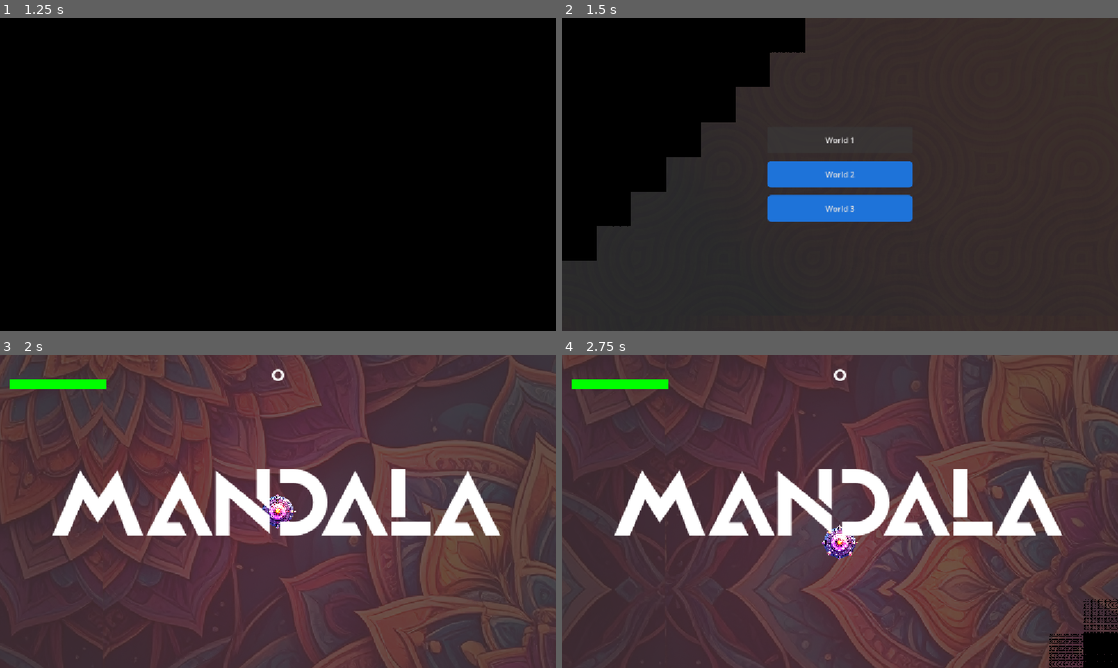
Above: before the commit, frames 1-4 (two rows, left to right).
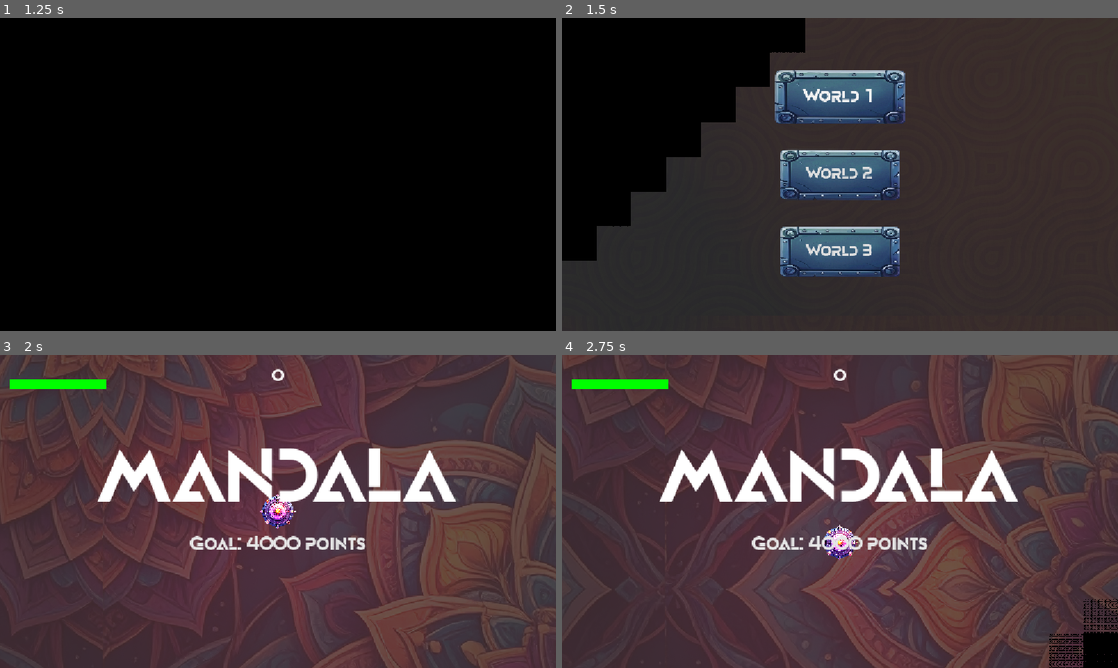
Above: after the commit, the same moments.

Repository: howardkam/Blockade
Game: Godot game, scene res://Scenes/title.tscn
The game is run twice, just before and just after one commit, with the same random seed, the same clock (stepped at 60 frames per second) and the same inputs. Sound files missing from this copy of the repository are replaced by a short silence.
Inputs (mouse positions are in pixels of both pictures, inside the frame that each line leads up to):
- Up to frame 1 (1.25 s): tap Enter (start) at 0.5 s; move the mouse to (400, 158) at 0.52 s; hold D (right) from 0.53 s (still down); hold Enter (start) from 0.53 s (still down)
- Up to frame 2 (1.5 s): release D (right) at 1.25 s; release Enter (start) at 1.25 s; click "World 1" at 1.25 s
- Up to frame 3 (2 s): no input
- Up to frame 4 (2.75 s): move the mouse to (728, 527) at 2.02 s; hold S (down) from 2.03 s (still down); tap Enter (start) at 2.1 s

Frame 1 is identical in both runs. In frame 2, 13% of the frame differs, in the area x 36-64%, y 16-83%; in frame 3, 11%; in frame 4, 11%.

Commit message:
See notes
- Audio track changes
- Stop powerup icons fro spinning
- Global music manager

Diff:
--- a/Scenes/enemy_plus.tscn
+++ b/Scenes/enemy_plus.tscn
@@ -49,7 +49,7 @@
 
 [node name="explosion" type="AudioStreamPlayer2D" parent="." unique_id=1518598266 groups=["enemy_explosion_sounds"]]
 stream = ExtResource("3_er46q")
-volume_db = 15.0
+volume_db = 12.0
 
 [node name="ExplosionParticles" type="CPUParticles2D" parent="." unique_id=114814616]
 emitting = false
--- a/Scenes/title.tscn
+++ b/Scenes/title.tscn
@@ -2,6 +2,7 @@
 
 [ext_resource type="Script" uid="uid://bm7sffn8x2nl5" path="res://Scripts/title.gd" id="1_ekrfg"]
 [ext_resource type="FontFile" uid="uid://cpglhhyirxx6b" path="res://Assets/movement/Movement.ttf" id="2_oyqm6"]
+[ext_resource type="AudioStream" uid="uid://bevvbsm6wtsm1" path="res://Assets/musictrack1.wav" id="3_fp2oq"]
 
 [node name="Title" type="Node2D" unique_id=502085938]
 script = ExtResource("1_ekrfg")
@@ -35,3 +36,7 @@
 horizontal_alignment = 1
 vertical_alignment = 1
 metadata/_edit_use_anchors_ = true
+
+[node name="AudioStreamPlayer2D" type="AudioStreamPlayer2D" parent="." unique_id=1936582961]
+stream = ExtResource("3_fp2oq")
+autoplay = true
--- a/Scenes/tutorial.tscn
+++ b/Scenes/tutorial.tscn
@@ -1,14 +1,16 @@
 [gd_scene format=3 uid="uid://csun4fe5q7i0j"]
 
-[ext_resource type="Script" uid="uid://bcigm3akj8mok" path="res://Scripts/tutorial.gd" id="1_script"]
+[ext_resource type="Script" uid="uid://cy8ec511cwnma" path="res://Scripts/tutorial.gd" id="1_script"]
+[ext_resource type="Texture2D" uid="uid://jg02pg356o6f" path="res://Assets/buttonbackground.png" id="2_btn_bg"]
+[ext_resource type="FontFile" uid="uid://cpglhhyirxx6b" path="res://Assets/movement/Movement.ttf" id="2_i6t4g"]
 [ext_resource type="Texture2D" uid="uid://co60ceob0ntjd" path="res://Assets/background-orange1.jpg" id="5_rwowx"]
 
-[sub_resource type="StyleBoxFlat" id="StyleBoxFlat_blue"]
-bg_color = Color(0.12, 0.45, 0.85, 1)
-corner_radius_top_left = 8
-corner_radius_top_right = 8
-corner_radius_bottom_right = 8
-corner_radius_bottom_left = 8
+[sub_resource type="StyleBoxTexture" id="StyleBoxTexture_button"]
+texture = ExtResource("2_btn_bg")
+texture_margin_left = 4.0
+texture_margin_top = 4.0
+texture_margin_right = 4.0
+texture_margin_bottom = 4.0
 
 [node name="Tutorial" type="Node2D" unique_id=1591888135]
 script = ExtResource("1_script")
@@ -22,30 +24,45 @@
 anchor_right = 0.5
 anchor_bottom = 0.5
 offset_left = -150.0
-offset_top = -140.0
+offset_top = -280.0
 offset_right = 150.0
-offset_bottom = 140.0
+offset_bottom = 280.0
 grow_horizontal = 2
 grow_vertical = 2
-theme_override_constants/separation = 16
+theme_override_constants/separation = -40
 alignment = 1
 
 [node name="World1Button" type="Button" parent="CanvasLayer/MenuContainer" unique_id=37485130]
-custom_minimum_size = Vector2(300, 55)
+texture_filter = 1
+custom_minimum_size = Vector2(300, 200)
 layout_mode = 2
-theme_override_styles/normal = SubResource("StyleBoxFlat_blue")
+theme_override_fonts/font = ExtResource("2_i6t4g")
+theme_override_font_sizes/font_size = 36
+theme_override_styles/normal = SubResource("StyleBoxTexture_button")
+theme_override_styles/pressed = SubResource("StyleBoxTexture_button")
+theme_override_styles/hover = SubResource("StyleBoxTexture_button")
 text = "World 1"
 
 [node name="World2Button" type="Button" parent="CanvasLayer/MenuContainer" unique_id=1254293251]
-custom_minimum_size = Vector2(300, 55)
+texture_filter = 1
+custom_minimum_size = Vector2(300, 200)
 layout_mode = 2
-theme_override_styles/normal = SubResource("StyleBoxFlat_blue")
+theme_override_fonts/font = ExtResource("2_i6t4g")
+theme_override_font_sizes/font_size = 36
+theme_override_styles/normal = SubResource("StyleBoxTexture_button")
+theme_override_styles/pressed = SubResource("StyleBoxTexture_button")
+theme_override_styles/hover = SubResource("StyleBoxTexture_button")
 text = "World 2"
 
 [node name="World3Button" type="Button" parent="CanvasLayer/MenuContainer" unique_id=1864018589]
-custom_minimum_size = Vector2(300, 55)
+texture_filter = 1
+custom_minimum_size = Vector2(300, 200)
 layout_mode = 2
-theme_override_styles/normal = SubResource("StyleBoxFlat_blue")
+theme_override_fonts/font = ExtResource("2_i6t4g")
+theme_override_font_sizes/font_size = 36
+theme_override_styles/normal = SubResource("StyleBoxTexture_button")
+theme_override_styles/pressed = SubResource("StyleBoxTexture_button")
+theme_override_styles/hover = SubResource("StyleBoxTexture_button")
 text = "World 3"
 
 [node name="ColorRect" type="ColorRect" parent="." unique_id=445726782]
@@ -59,6 +76,7 @@
 [node name="TextureRect" type="TextureRect" parent="." unique_id=1510904712]
 modulate = Color(1, 1, 1, 0.078431375)
 z_index = -1
+texture_filter = 1
 texture_repeat = 2
 offset_left = -4970.0
 offset_top = -5783.0
--- a/Scenes/world_1.tscn
+++ b/Scenes/world_1.tscn
@@ -1,29 +1,27 @@
 [gd_scene format=3 uid="uid://dcqrkio2sg4w"]
 
-[ext_resource type="PackedScene" uid="uid://csyb3jak12esm" path="res://Scenes/player.tscn" id="1_e5alk"]
-[ext_resource type="Script" uid="uid://dftuxifqbq8lq" path="res://Scripts/world_1.gd" id="1_mqyi5"]
+[ext_resource type="Script" uid="uid://cmsqvaepnjbxt" path="res://Scripts/world_1.gd" id="1_mqyi5"]
+[ext_resource type="PackedScene" uid="uid://csyb3jak12esm" path="res://Scenes/player.tscn" id="2_player"]
 [ext_resource type="Texture2D" uid="uid://tqa81swhhd45" path="res://Assets/background-mandala1.jpg" id="3_kdx2d"]
-[ext_resource type="AudioStream" uid="uid://bevvbsm6wtsm1" path="res://Assets/musictrack1.wav" id="4_kdx2d"]
+[ext_resource type="AudioStream" uid="uid://jdcrr8mclpf8" path="res://Assets/musictrack5.wav" id="4_12jk7"]
 [ext_resource type="FontFile" uid="uid://cpglhhyirxx6b" path="res://Assets/movement/Movement.ttf" id="5_kdx2d"]
 
-[node name="World 1" type="Node2D" unique_id=1017488468]
+[node name="World 1" type="Node2D" unique_id=2038485019]
 script = ExtResource("1_mqyi5")
-metadata/_edit_vertical_guides_ = [-10071.0]
-metadata/_edit_horizontal_guides_ = [10048.0]
 
-[node name="ColorRect" type="ColorRect" parent="." unique_id=1845680428]
+[node name="ColorRect" type="ColorRect" parent="." unique_id=723924473]
 z_index = -1
 offset_left = -4968.0
 offset_top = -5333.0
 offset_right = 4945.0
 offset_bottom = 4936.0
-color = Color(0.23529412, 0, 0.019607844, 0.37254903)
+color = Color(0.235, 0, 0.02, 0.37)
 
-[node name="player" parent="." unique_id=16646871 instance=ExtResource("1_e5alk")]
+[node name="player" parent="." unique_id=1048804282 instance=ExtResource("2_player")]
 position = Vector2(0, 8)
 
-[node name="TextureRect" type="TextureRect" parent="." unique_id=1051372587]
-modulate = Color(1, 1, 1, 0.16078432)
+[node name="TextureRect" type="TextureRect" parent="." unique_id=93713085]
+modulate = Color(1, 1, 1, 0.16)
 z_index = -1
 texture_repeat = 2
 offset_left = -4970.0
@@ -33,17 +31,17 @@
 texture = ExtResource("3_kdx2d")
 stretch_mode = 1
 
-[node name="AudioStreamPlayer2D" type="AudioStreamPlayer2D" parent="." unique_id=1716109255]
+[node name="AudioStreamPlayer2D" type="AudioStreamPlayer2D" parent="." unique_id=50834005]
 process_mode = 3
-stream = ExtResource("4_kdx2d")
+stream = ExtResource("4_12jk7")
 volume_db = 5.0
 autoplay = true
 max_distance = 5000.0
 
-[node name="WinUI" type="CanvasLayer" parent="." unique_id=298374102]
+[node name="WinUI" type="CanvasLayer" parent="." unique_id=1715585060]
 process_mode = 3
 
-[node name="LevelClearedLabel" type="Label" parent="WinUI" unique_id=981237465]
+[node name="LevelClearedLabel" type="Label" parent="WinUI" unique_id=122439686]
 visible = false
 anchors_preset = 15
 anchor_right = 1.0
@@ -57,14 +55,39 @@
 horizontal_alignment = 1
 vertical_alignment = 1
 
-[node name="LevelIntroLabel" type="Label" parent="WinUI" unique_id=384729104]
-anchors_preset = 15
-anchor_right = 1.0
-anchor_bottom = 1.0
+[node name="LevelIntroLabel" type="Label" parent="WinUI" unique_id=1872953265]
+anchors_preset = 8
+anchor_left = 0.5
+anchor_top = 0.5
+anchor_right = 0.5
+anchor_bottom = 0.5
+offset_left = -500.0
+offset_top = -140.0
+offset_right = 500.0
+offset_bottom = 20.0
 grow_horizontal = 2
 grow_vertical = 2
 theme_override_fonts/font = ExtResource("5_kdx2d")
-theme_override_font_sizes/font_size = 200
+theme_override_font_sizes/font_size = 160
 text = "MANDALA"
 horizontal_alignment = 1
 vertical_alignment = 1
+
+[node name="LevelGoalLabel" type="Label" parent="WinUI" unique_id=1666271984]
+anchors_preset = 8
+anchor_left = 0.5
+anchor_top = 0.5
+anchor_right = 0.5
+anchor_bottom = 0.5
+offset_left = -400.0
+offset_top = 40.0
+offset_right = 400.0
+offset_bottom = 100.0
+grow_horizontal = 2
+grow_vertical = 2
+theme_override_colors/font_color = Color(0.9, 0.9, 0.9, 1)
+theme_override_fonts/font = ExtResource("5_kdx2d")
+theme_override_font_sizes/font_size = 42
+text = "Goal: 4000 points"
+horizontal_alignment = 1
+vertical_alignment = 1
--- a/Scenes/world_2.tscn
+++ b/Scenes/world_2.tscn
@@ -1,15 +1,15 @@
 [gd_scene format=3 uid="uid://dgcx1jgso21bo"]
 
-[ext_resource type="Script" path="res://Scripts/world_2.gd" id="1_world2"]
-[ext_resource type="PackedScene" uid="uid://csyb3jak12esm" path="res://Scenes/player.tscn" id="2_player"]
-[ext_resource type="Texture2D" uid="uid://j6olqx3rlp47" path="res://Assets/background-sumie.jpg" id="3_bg"]
-[ext_resource type="AudioStream" uid="uid://cpcukr5prcfdd" path="res://Assets/musictrack2.wav" id="4_music"]
-[ext_resource type="FontFile" uid="uid://cpglhhyirxx6b" path="res://Assets/movement/Movement.ttf" id="5_font"]
+[ext_resource type="Script" uid="uid://c7r4wikqop84q" path="res://Scripts/world_2.gd" id="1_fu0tf"]
+[ext_resource type="PackedScene" uid="uid://csyb3jak12esm" path="res://Scenes/player.tscn" id="2_mv2s0"]
+[ext_resource type="Texture2D" uid="uid://j6olqx3rlp47" path="res://Assets/background-sumie.jpg" id="3_fu0tf"]
+[ext_resource type="AudioStream" uid="uid://dfi02rdjcd0wl" path="res://Assets/musictrack3.wav" id="4_w60u7"]
+[ext_resource type="FontFile" uid="uid://cpglhhyirxx6b" path="res://Assets/movement/Movement.ttf" id="5_mv2s0"]
 
-[node name="World 2" type="Node2D"]
-script = ExtResource("1_world2")
+[node name="World 2" type="Node2D" unique_id=1098607041]
+script = ExtResource("1_fu0tf")
 
-[node name="ColorRect" type="ColorRect" parent="."]
+[node name="ColorRect" type="ColorRect" parent="." unique_id=798732006]
 z_index = -1
 offset_left = -4968.0
 offset_top = -5333.0
@@ -17,10 +17,10 @@
 offset_bottom = 4936.0
 color = Color(0, 0, 0, 0.04)
 
-[node name="player" parent="." instance=ExtResource("2_player")]
+[node name="player" parent="." unique_id=1042575925 instance=ExtResource("2_mv2s0")]
 position = Vector2(0, 8)
 
-[node name="TextureRect" type="TextureRect" parent="."]
+[node name="TextureRect" type="TextureRect" parent="." unique_id=1716812923]
 modulate = Color(1, 1, 1, 0.08)
 z_index = -1
 texture_repeat = 2
@@ -28,20 +28,20 @@
 offset_top = -5783.0
 offset_right = 4938.0
 offset_bottom = 4939.0
-texture = ExtResource("3_bg")
+texture = ExtResource("3_fu0tf")
 stretch_mode = 1
 
-[node name="AudioStreamPlayer2D" type="AudioStreamPlayer2D" parent="."]
+[node name="AudioStreamPlayer2D" type="AudioStreamPlayer2D" parent="." unique_id=355088619]
 process_mode = 3
-stream = ExtResource("4_music")
+stream = ExtResource("4_w60u7")
 volume_db = 5.0
 autoplay = true
 max_distance = 5000.0
 
-[node name="WinUI" type="CanvasLayer" parent="."]
+[node name="WinUI" type="CanvasLayer" parent="." unique_id=63578213]
 process_mode = 3
 
-[node name="LevelClearedLabel" type="Label" parent="WinUI"]
+[node name="LevelClearedLabel" type="Label" parent="WinUI" unique_id=1481093309]
 visible = false
 anchors_preset = 15
 anchor_right = 1.0
@@ -49,20 +49,45 @@
 grow_horizontal = 2
 grow_vertical = 2
 theme_override_colors/font_color = Color(0, 1, 0, 1)
-theme_override_fonts/font = ExtResource("5_font")
+theme_override_fonts/font = ExtResource("5_mv2s0")
 theme_override_font_sizes/font_size = 48
 text = "LEVEL CLEARED"
 horizontal_alignment = 1
 vertical_alignment = 1
 
-[node name="LevelIntroLabel" type="Label" parent="WinUI"]
-anchors_preset = 15
-anchor_right = 1.0
-anchor_bottom = 1.0
+[node name="LevelIntroLabel" type="Label" parent="WinUI" unique_id=1147529179]
+anchors_preset = 8
+anchor_left = 0.5
+anchor_top = 0.5
+anchor_right = 0.5
+anchor_bottom = 0.5
+offset_left = -500.0
+offset_top = -140.0
+offset_right = 500.0
+offset_bottom = 20.0
 grow_horizontal = 2
 grow_vertical = 2
-theme_override_fonts/font = ExtResource("5_font")
+theme_override_fonts/font = ExtResource("5_mv2s0")
 theme_override_font_sizes/font_size = 160
 text = "SUMI - E"
 horizontal_alignment = 1
 vertical_alignment = 1
+
+[node name="LevelGoalLabel" type="Label" parent="WinUI" unique_id=119991639]
+anchors_preset = 8
+anchor_left = 0.5
+anchor_top = 0.5
+anchor_right = 0.5
+anchor_bottom = 0.5
+offset_left = -400.0
+offset_top = 40.0
+offset_right = 400.0
+offset_bottom = 100.0
+grow_horizontal = 2
+grow_vertical = 2
+theme_override_colors/font_color = Color(0.9, 0.9, 0.9, 1)
+theme_override_fonts/font = ExtResource("5_mv2s0")
+theme_override_font_sizes/font_size = 42
+text = "Goal: 5000 points"
+horizontal_alignment = 1
+vertical_alignment = 1
--- a/Scenes/world_3.tscn
+++ b/Scenes/world_3.tscn
@@ -49,20 +49,45 @@
 grow_horizontal = 2
 grow_vertical = 2
 theme_override_colors/font_color = Color(0, 1, 0, 1)
-theme_override_fonts/font = ExtResource("5_font")
+theme_override_fonts/font = ExtResource("5_mv2s0")
 theme_override_font_sizes/font_size = 48
 text = "LEVEL CLEARED"
 horizontal_alignment = 1
 vertical_alignment = 1
 
 [node name="LevelIntroLabel" type="Label" parent="WinUI"]
-anchors_preset = 15
-anchor_right = 1.0
-anchor_bottom = 1.0
+anchors_preset = 8
+anchor_left = 0.5
+anchor_top = 0.5
+anchor_right = 0.5
+anchor_bottom = 0.5
+offset_left = -500.0
+offset_top = -140.0
+offset_right = 500.0
+offset_bottom = 20.0
 grow_horizontal = 2
 grow_vertical = 2
-theme_override_fonts/font = ExtResource("5_font")
+theme_override_fonts/font = ExtResource("5_mv2s0")
 theme_override_font_sizes/font_size = 160
 text = "Ogham"
 horizontal_alignment = 1
 vertical_alignment = 1
+
+[node name="LevelGoalLabel" type="Label" parent="WinUI"]
+anchors_preset = 8
+anchor_left = 0.5
+anchor_top = 0.5
+anchor_right = 0.5
+anchor_bottom = 0.5
+offset_left = -400.0
+offset_top = 40.0
+offset_right = 400.0
+offset_bottom = 100.0
+grow_horizontal = 2
+grow_vertical = 2
+theme_override_colors/font_color = Color(0.9, 0.9, 0.9, 1)
+theme_override_fonts/font = ExtResource("5_mv2s0")
+theme_override_font_sizes/font_size = 42
+text = "Goal: 6000 points"
+horizontal_alignment = 1
+vertical_alignment = 1
--- a/Scripts/BaseWorld.gd
+++ b/Scripts/BaseWorld.gd
@@ -41,6 +41,7 @@
 
 @onready var level_cleared_label: Label = $WinUI/LevelClearedLabel
 @onready var level_intro_label: Label = $WinUI/LevelIntroLabel
+@onready var level_goal_label: Label = $WinUI/LevelGoalLabel
 
 var batches_spawned: int = 0
 var batch_timer: Timer = null
@@ -48,6 +49,9 @@
 var cached_player: CharacterBody2D = null
 
 func _ready() -> void:
+	if get_node_or_null("/root/MusicManager"):
+		MusicManager.fade_out_music(1.5)
+
 	cached_player = player if player else get_tree().get_first_node_in_group("player") as CharacterBody2D
 
 	if get_node_or_null("/root/Global"):
@@ -72,14 +76,23 @@
 	check_win_condition()
 
 func show_level_intro() -> void:
+	if level_goal_label:
+		level_goal_label.text = "Goal: %d points" % target_score
+		level_goal_label.show()
+
 	if level_intro_label:
 		level_intro_label.show()
 		await get_tree().create_timer(intro_display_time).timeout
 
-		var tween = create_tween()
+		var tween = create_tween().set_parallel(true)
 		tween.tween_property(level_intro_label, "modulate:a", 0.0, 0.5)
+		if level_goal_label:
+			tween.tween_property(level_goal_label, "modulate:a", 0.0, 0.5)
 		await tween.finished
+
 		level_intro_label.hide()
+		if level_goal_label:
+			level_goal_label.hide()
 
 func _get_random_spawn_position(min_dist: float, max_dist: float) -> Vector2:
 	var player_pos = cached_player.global_position if cached_player else Vector2.ZERO
--- a/Scripts/bomb.gd
+++ b/Scripts/bomb.gd
@@ -31,7 +31,7 @@
 		move_direction.y *= -1.0
 		global_position.y = clamp(global_position.y, WORLD_LIMIT_MIN, WORLD_LIMIT_MAX)
 
-	rotation += 1.5 * delta
+	# rotation += 1.5 * delta
 
 func pick_new_direction() -> void:
 	var angle = randf() * TAU
--- /dev/null
+++ b/Scripts/music_manager.gd
@@ -0,0 +1,42 @@
+extends Node
+
+var music_player: AudioStreamPlayer
+var tween: Tween
+
+func _ready() -> void:
+	process_mode = Node.PROCESS_MODE_ALWAYS
+	music_player = AudioStreamPlayer.new()
+	add_child(music_player)
+
+func play_music(stream: AudioStream, fade_in_duration: float = 0.0) -> void:
+	if music_player.stream == stream and music_player.playing:
+		return
+
+	if tween and tween.is_running():
+		tween.kill()
+
+	music_player.stream = stream
+	music_player.volume_db = 0.0
+
+	if fade_in_duration > 0.0:
+		music_player.volume_db = -80.0
+		music_player.play()
+		tween = create_tween().set_trans(Tween.TRANS_QUAD).set_ease(Tween.EASE_OUT)
+		tween.tween_property(music_player, "volume_db", 0.0, fade_in_duration)
+	else:
+		music_player.play()
+
+func fade_out_music(duration: float = 1.5) -> void:
+	if not music_player.playing:
+		return
+
+	if tween and tween.is_running():
+		tween.kill()
+
+	tween = create_tween().set_trans(Tween.TRANS_QUAD).set_ease(Tween.EASE_IN)
+	tween.tween_property(music_player, "volume_db", -80.0, duration)
+	tween.tween_callback(stop_music)
+
+func stop_music() -> void:
+	music_player.stop()
+	music_player.volume_db = 0.0
--- a/Scripts/powerup_launcher.gd
+++ b/Scripts/powerup_launcher.gd
@@ -35,7 +35,7 @@
 	global_position += current_velocity + wave_offset
 
 	# 3. Rotate 360 degrees (TAU) per second
-	rotation += rotation_speed * delta
+	# rotation += rotation_speed * delta
 
 	# 4. Bounce off world limits to stay on screen/play area
 	bounce_off_bounds()
--- a/Scripts/powerup_trident.gd
+++ b/Scripts/powerup_trident.gd
@@ -28,7 +28,7 @@
 	var wave_offset = move_direction.orthogonal() * sin(time_passed * float_frequency) * float_amplitude
 	global_position += current_velocity + wave_offset
 
-	rotation += rotation_speed * delta
+	# rotation += rotation_speed * delta
 	bounce_off_bounds()
 
 func bounce_off_bounds():
--- a/Scripts/title.gd
+++ b/Scripts/title.gd
@@ -5,10 +5,15 @@
 @export var animation_duration: float = 4.0
 @export var auto_transition_time: float = 6.0
 @export_file("*.tscn") var next_scene: String = "res://Scenes/tutorial.tscn"
+@export var intro_music_stream: AudioStream = preload("res://Assets/musictrack1.wav")
 
 var has_transitioned: bool = false
 
 func _ready() -> void:
+	# Keep intro music playing continuously across scene transitions
+	if intro_music_stream:
+		MusicManager.play_music(intro_music_stream)
+
 	# Start fully transparent
 	label.modulate = Color(1.0, 0.0, 0.0, 0.0)
 
@@ -32,7 +37,6 @@
 		return
 	has_transitioned = true
 
-	# Reset game tracking singleton if active
 	if get_node_or_null("/root/Global"):
 		Global.reset_game()
 
--- a/Scripts/tutorial.gd
+++ b/Scripts/tutorial.gd
@@ -1,4 +1,35 @@
 extends Node2D
+
+@onready var buttons: Array[Button] = [
+	$CanvasLayer/MenuContainer/World1Button,
+	$CanvasLayer/MenuContainer/World2Button,
+	$CanvasLayer/MenuContainer/World3Button
+]
+
+func _ready() -> void:
+	for button in buttons:
+		# Set pivot offset to center so scaling expands outward from the middle
+		button.pivot_offset = button.size / 2.0
+
+		# Connect mouse hover and press signals dynamically
+		button.mouse_entered.connect(_on_button_hover.bind(button, true))
+		button.mouse_exited.connect(_on_button_hover.bind(button, false))
+		button.button_down.connect(_on_button_down.bind(button))
+		button.button_up.connect(_on_button_up.bind(button))
+
+func _on_button_hover(button: Button, is_hovered: bool) -> void:
+	var target_scale = Vector2(1.08, 1.08) if is_hovered else Vector2(1.0, 1.0)
+	var tween = create_tween().set_trans(Tween.TRANS_BACK).set_ease(Tween.EASE_OUT)
+	tween.tween_property(button, "scale", target_scale, 0.15)
+
+func _on_button_down(button: Button) -> void:
+	var tween = create_tween().set_trans(Tween.TRANS_QUAD).set_ease(Tween.EASE_OUT)
+	tween.tween_property(button, "scale", Vector2(0.95, 0.95), 0.08)
+
+func _on_button_up(button: Button) -> void:
+	var target_scale = Vector2(1.08, 1.08) if button.is_hovered() else Vector2(1.0, 1.0)
+	var tween = create_tween().set_trans(Tween.TRANS_BACK).set_ease(Tween.EASE_OUT)
+	tween.tween_property(button, "scale", target_scale, 0.1)
 
 func transition_to_scene(scene_path: String) -> void:
 	if get_node_or_null("/root/Global"):
--- a/project.godot
+++ b/project.godot
@@ -20,6 +20,7 @@
 
 SceneManager="*uid://j20v4cg7v8m1"
 Global="*uid://b3q61nt1fklj"
+MusicManager="*uid://cb4jlsj5bnhuj"
 
 [display]
 
Not shown, added: Assets/musictrack3.wav.import
Not shown, added: Assets/musictrack4.wav.import
Not shown, added: Assets/musictrack5.wav.import
Not shown: 1 places in Scenes/enemy_plus.tscn that only renumber resources
Not shown: 3 places in Scenes/world_3.tscn that only renumber resources
Not shown, added: Scripts/music_manager.gd.uid
Not shown, added: Assets/musictrack3.wav
Not shown, added: Assets/musictrack4.wav
Not shown, added: Assets/musictrack5.wav
